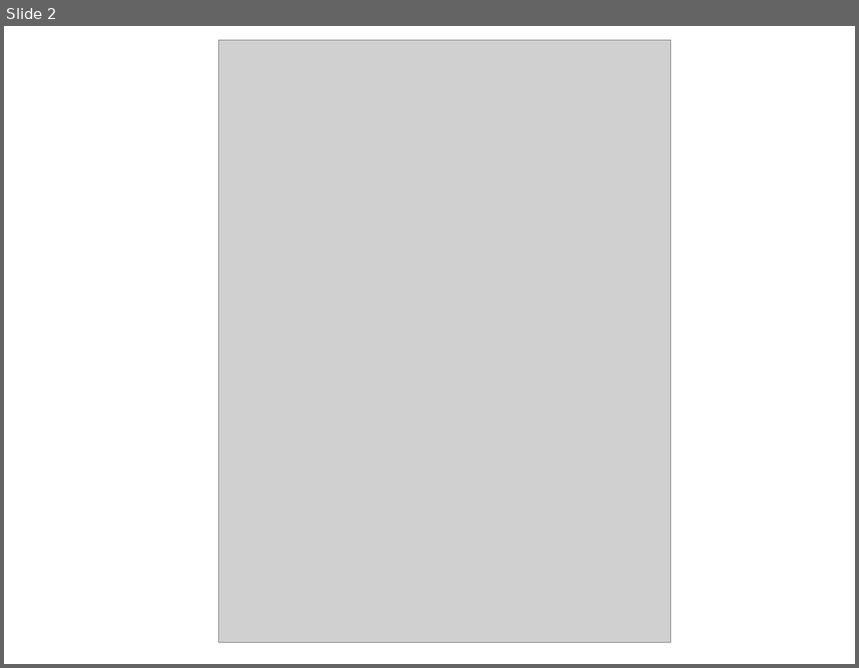
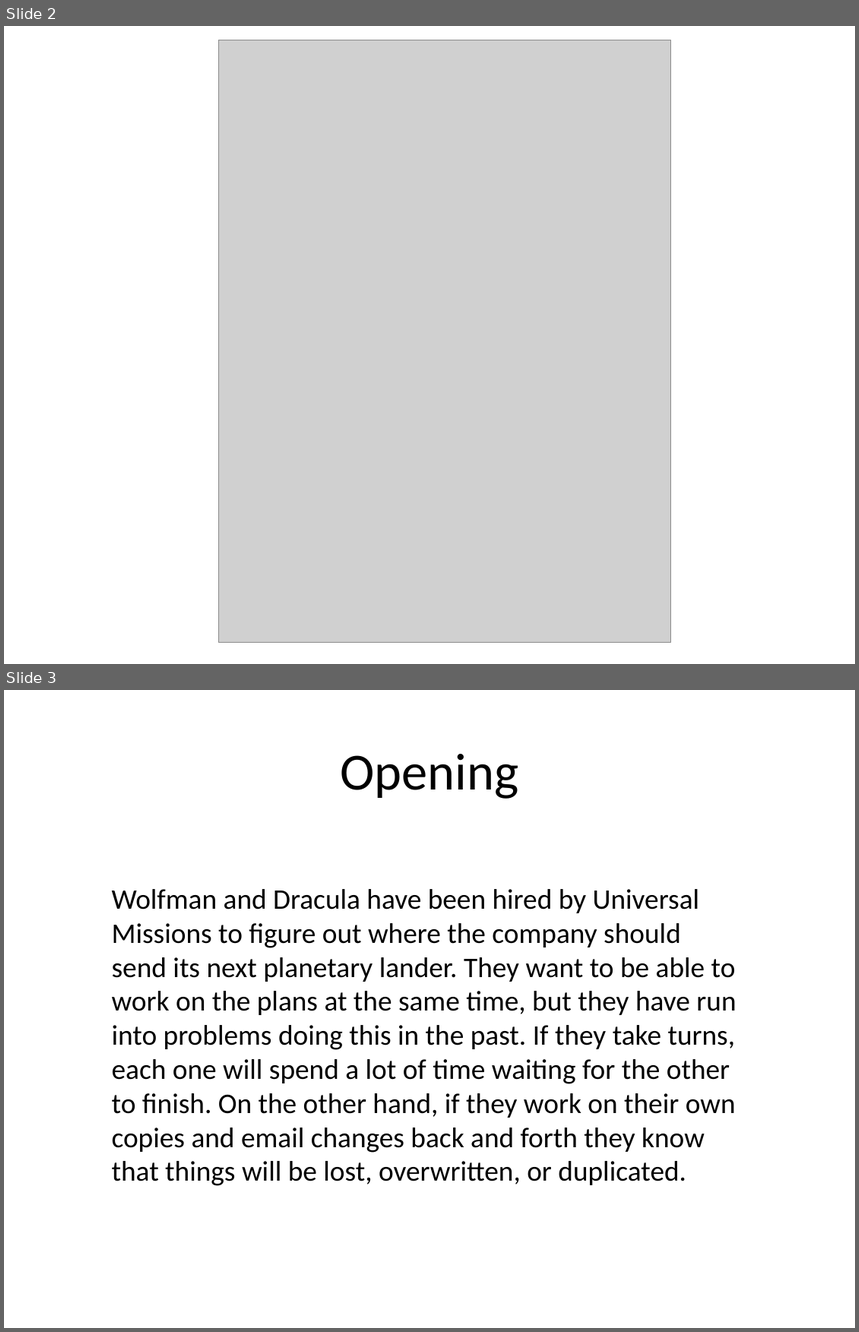
Before and after one commit to mattphotonman/2014-03-17-nyu-exercises, a slide deck: slides/Intermediate_Room_Slides.pptx. Shown one above the other, each under a label of ours: slide 2 before the commit, slides 2 and 3 after it. The pictures are 859x668 and 859x1332 pixels, drawn with LibreOffice and Linux fonts; fonts in the diff are those of the drawing; grey boxes stand for pictures. Boxes give left, top, right and bottom in pixels: in the first picture for what was removed or moved away, otherwise in the second. Text is boxed around its words. In the diff, an @@ line names an element or a change of style, - is before the commit and + after.

Commit message:
Added problem description for our version controlled project.

```diff
--- a/slides/Intermediate_Room_Slides.pptx
+++ b/slides/Intermediate_Room_Slides.pptx
@@ slide 3 added at box(4, 690, 855, 1328), background #FFFFFF @@
@@ title added at box(340, 754, 519, 799), 44 pt, text #000000 @@
+Opening
@@ text added at box(112, 889, 736, 1186), 24 pt, text #000000 @@
+Wolfman and Dracula have been hired by Universal Missions to figure out where the company should send its next planetary lander. They want to be able to work on the plans at the same time, but they have run into problems doing this in the past. If they take turns, each one will spend a lot of time waiting for the other to finish. On the other hand, if they work on their own copies and email changes back and forth they know that things will be lost, overwritten, or duplicated.
```
